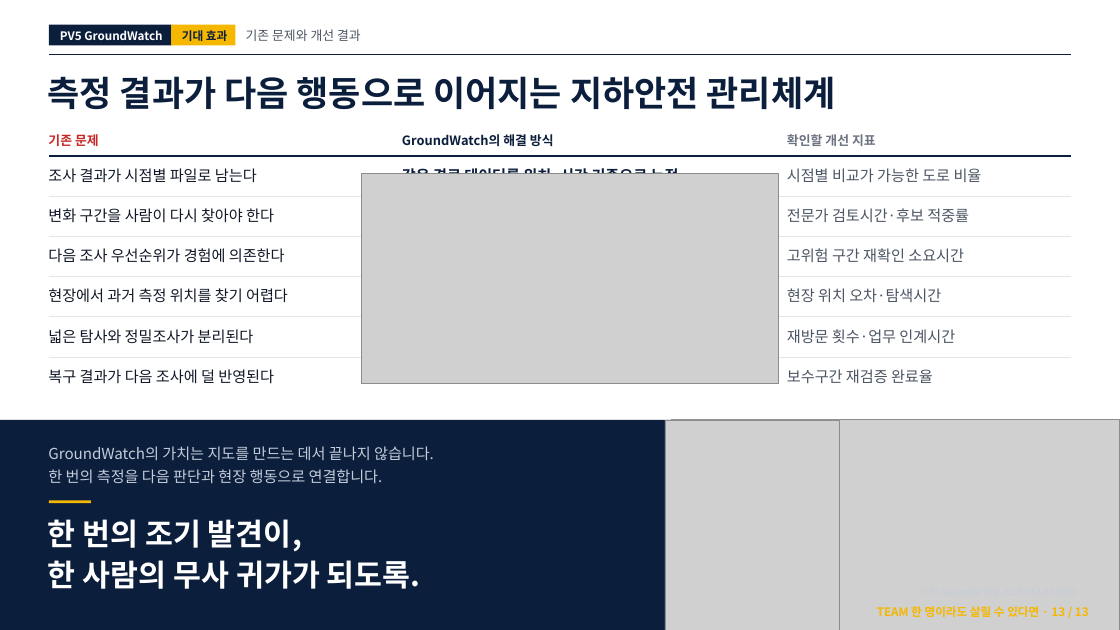
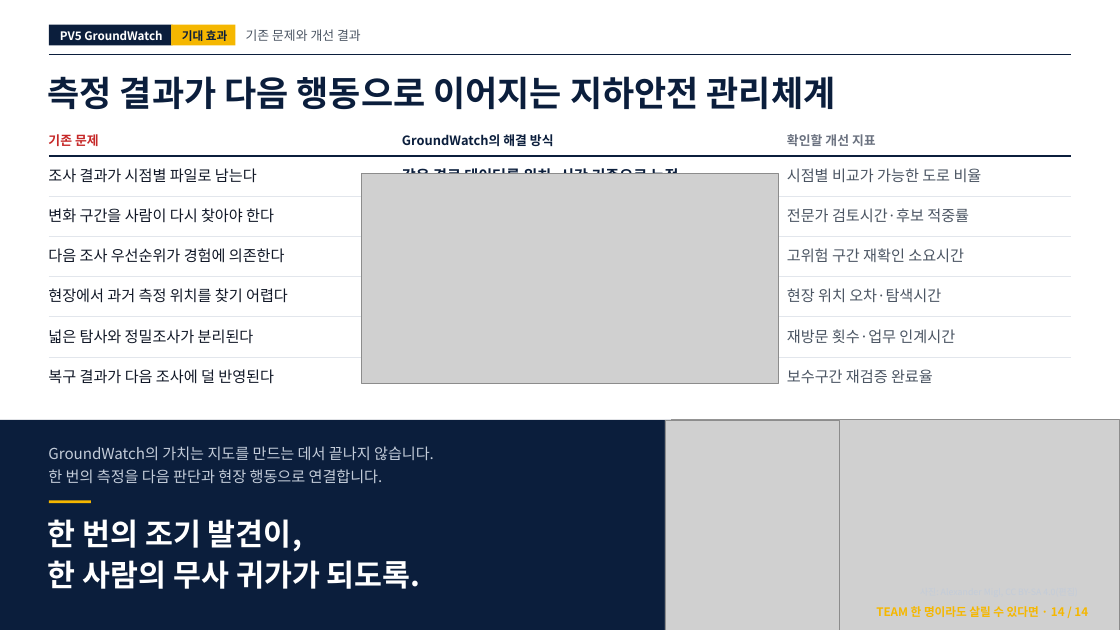
Before and after one commit to woojin-choe/pv5-hose-lab, a slide deck: slide 14 of ppt_all/PV5_GroundWatch_10_19.pptx (slide 13 before the commit). Drawn at 1120x630 pixels with LibreOffice and Linux fonts; fonts in the diff are those of the drawing; grey boxes stand for pictures. Boxes give left, top, right and bottom in pixels: in the first picture for what was removed or moved away, otherwise in the second. Text is boxed around its words. In the diff, an @@ line names an element or a change of style, - is before the commit and + after.

```diff
--- a/ppt_all/PV5_GroundWatch_10_19.pptx
+++ b/ppt_all/PV5_GroundWatch_10_19.pptx
@@ text at [876,606,1088,617]: text changed @@
-TEAM 한 명이라도 살릴 수 있다면 · 13 / 13
+TEAM 한 명이라도 살릴 수 있다면 · 14 / 14
```
Also in this commit, not shown: 10 other slides changed, 2 slides added, 1 slide removed, 3 other files.
